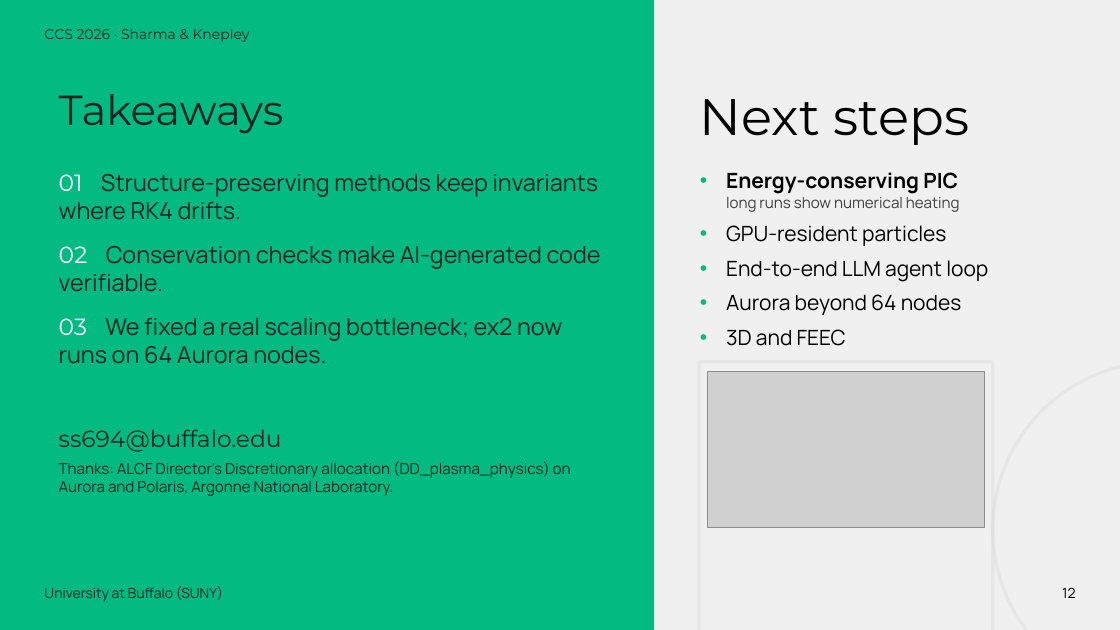
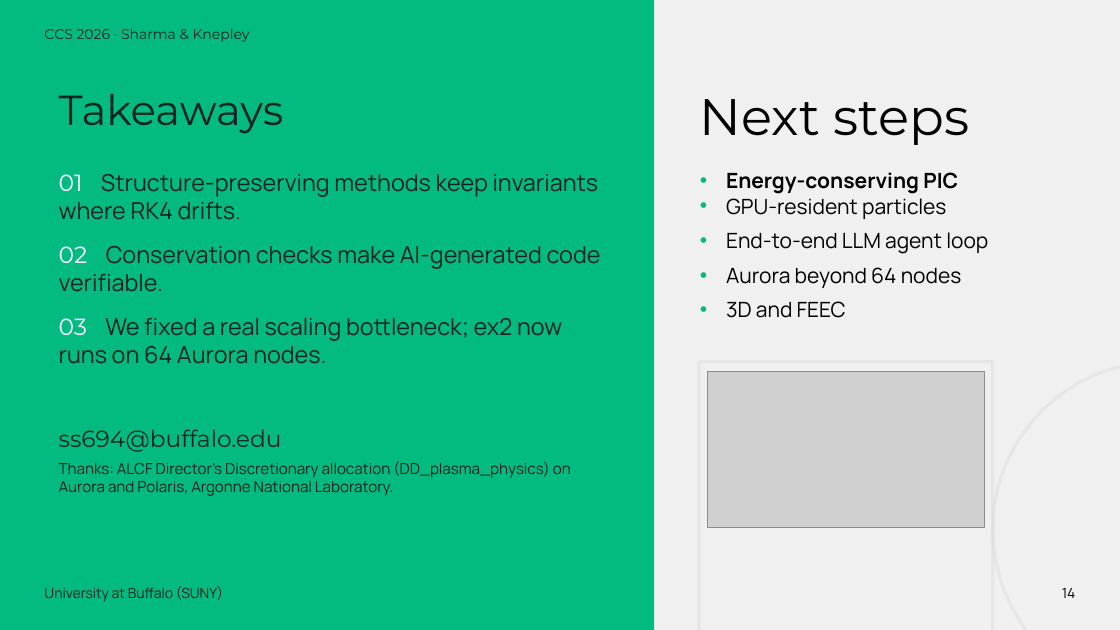
Before and after one commit to engineer-scientist/ccs2026-structure-preserving-plasma, a slide deck: slide 14 of presentation/CCS2026_Sharma_StructurePreservingPlasma.pptx (slide 12 before the commit). Drawn at 1120x630 pixels with LibreOffice and Linux fonts; fonts in the diff are those of the drawing; grey boxes stand for pictures. Boxes give left, top, right and bottom in pixels: in the first picture for what was removed or moved away, otherwise in the second. Text is boxed around its words. In the diff, an @@ line names an element or a change of style, - is before the commit and + after.

```diff
--- a/presentation/CCS2026_Sharma_StructurePreservingPlasma.pptx
+++ b/presentation/CCS2026_Sharma_StructurePreservingPlasma.pptx
@@ text at box(726, 197, 960, 212): paragraph removed @@
-long runs show numerical heating
@@ text at box(1062, 588, 1076, 598): text changed @@
-12
+14
```
Also in this commit, not shown: 9 other slides changed, 1 other file.
